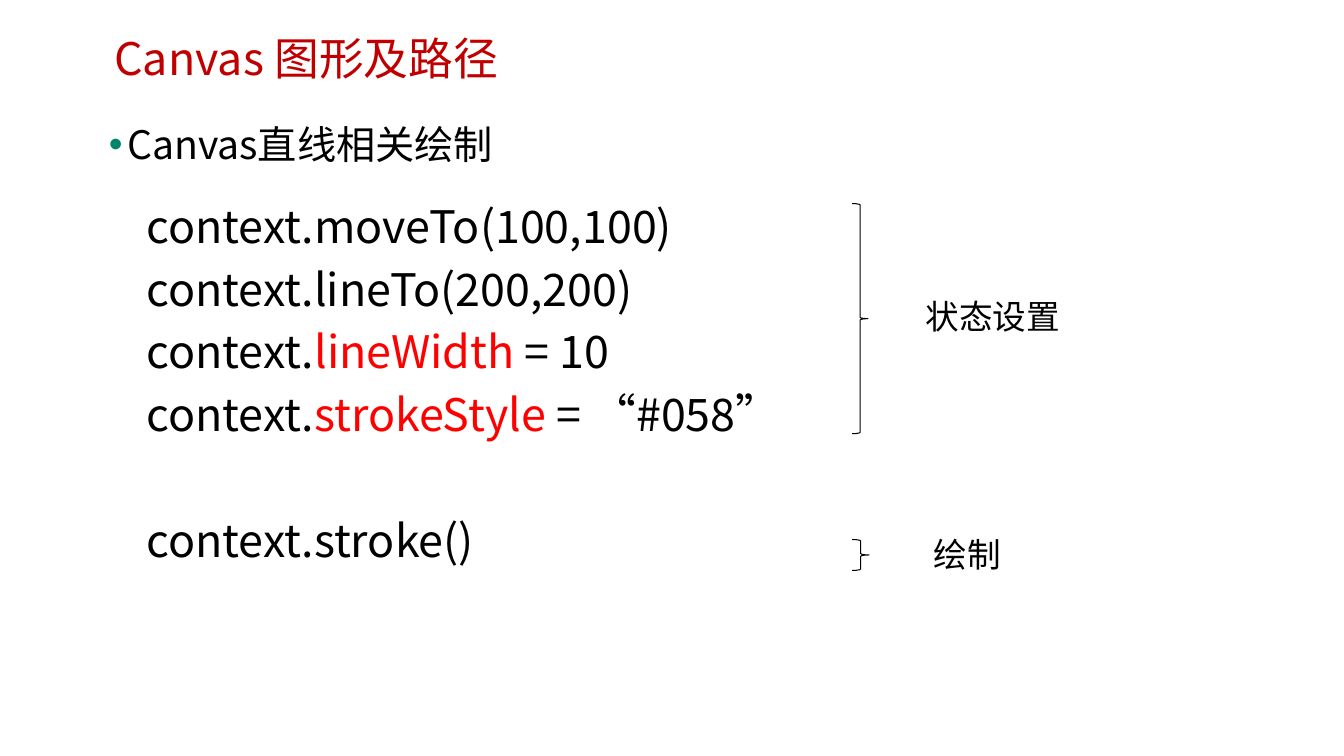
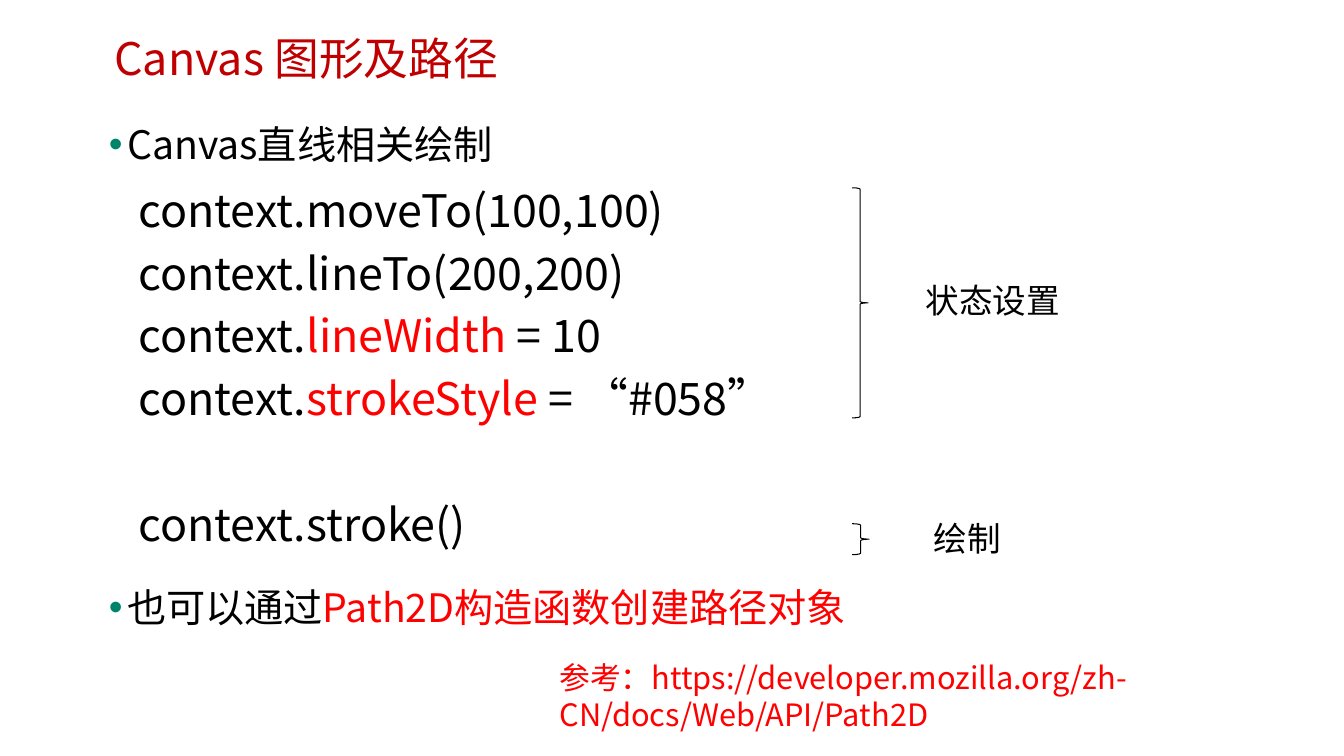
Before and after one commit to edu2act/course-H5-Animation-and-Game-Development, a slide deck: slide 11 of 课程PPT/（02）H5 Canvas图形绘制.pptx. Drawn at 1344x756 pixels with LibreOffice and Linux fonts; fonts in the diff are those of the drawing; background and template pictures are left out. Boxes give left, top, right and bottom in pixels: in the first picture for what was removed or moved away, otherwise in the second. Text is boxed around its words. In the diff, an @@ line names an element or a change of style, - is before the commit and + after.

```diff
--- a/课程PPT/（02）H5 Canvas图形绘制.pptx
+++ b/课程PPT/（02）H5 Canvas图形绘制.pptx
@@ text "context.moveTo(100,100)" moved from (x1=146, y1=206, x2=780, y2=566) to (x1=138, y1=190, x2=772, y2=550) @@
@@ 2 texts, 2 right braces moved together from (x1=852, y1=204, x2=1060, y2=571) to (x1=852, y1=188, x2=1060, y2=556) @@
@@ text at (x1=127, y1=589, x2=846, y2=625): paragraph added @@
+• 也可以通过Path2D构造函数创建路径对象
@@ text added at (x1=559, y1=663, x2=1126, y2=732), 22 pt, text #FF0000 @@
+参考：https://developer.mozilla.org/zh-CN/docs/Web/API/Path2D
```
Also in this commit, not shown: 3 other slides changed, 10 other files.
